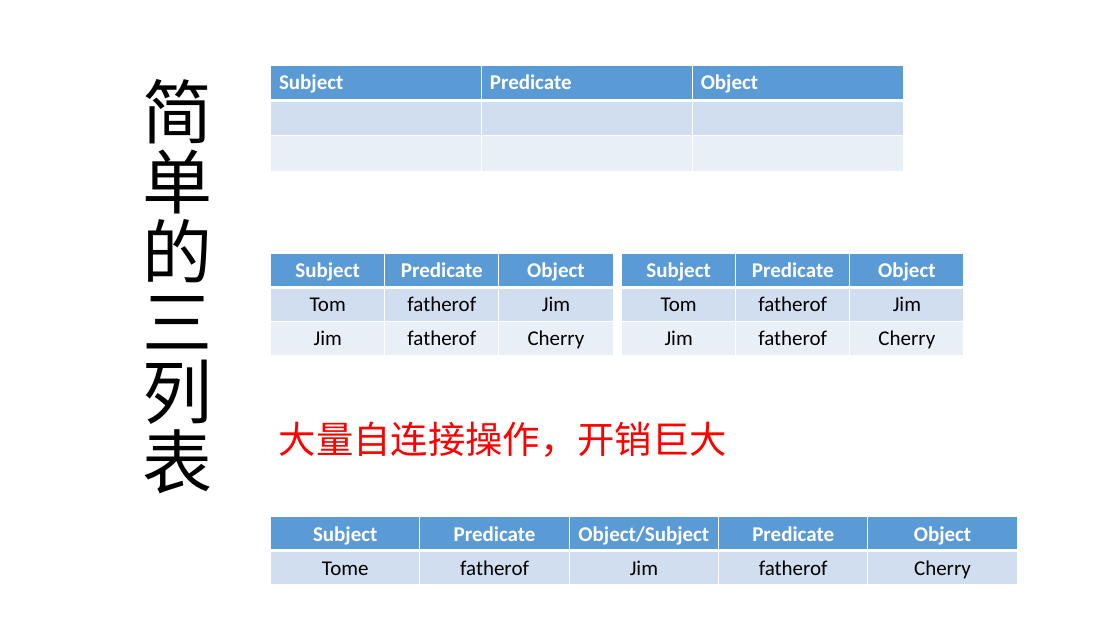
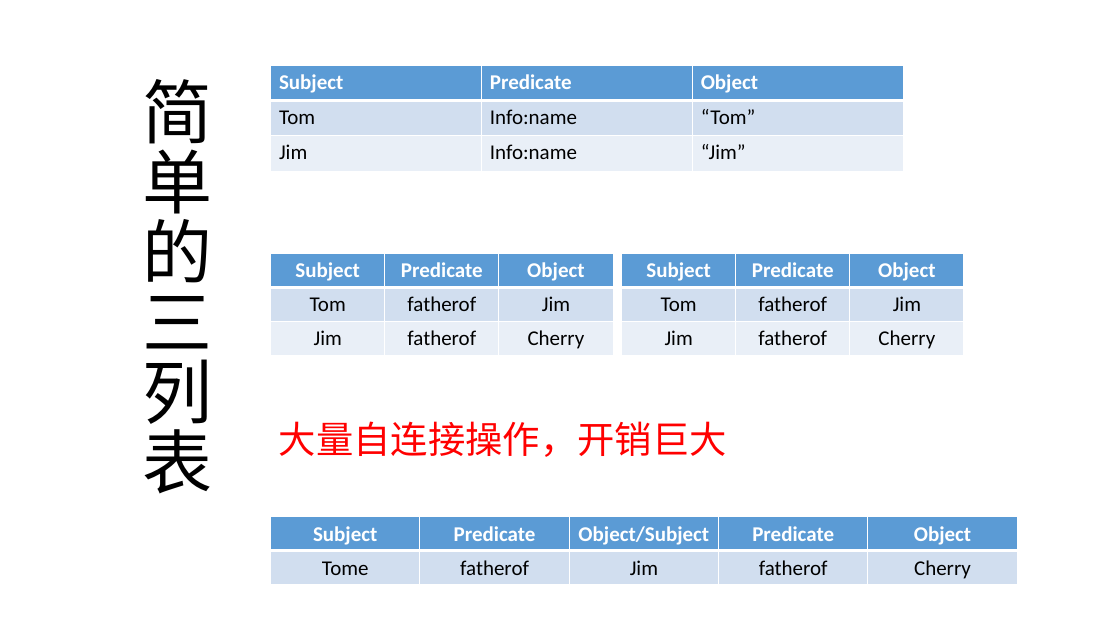
Before and after one commit to zyxdSTU/presetation, a slide deck: slide 19 of 知识图谱存储与查询/知识图谱的查询与存储.pptx. Drawn at 1120x630 pixels with LibreOffice and Linux fonts; fonts in the diff are those of the drawing. Boxes give left, top, right and bottom in pixels: in the first picture for what was removed or moved away, otherwise in the second. Text is boxed around its words. In the diff, an @@ line names an element or a change of style, - is before the commit and + after.

```diff
--- a/知识图谱存储与查询/知识图谱的查询与存储.pptx
+++ b/知识图谱存储与查询/知识图谱的查询与存储.pptx
@@ table at bbox=[271, 66, 903, 171] @@
-row 2:  |  | 
+row 2: Tom | Info:name | “Tom”
-row 3:  |  | 
+row 3: Jim | Info:name | “Jim”
```
Also in this commit, not shown: 2 other slides changed, 4 slides added, 2 slides removed, 2 other files.
